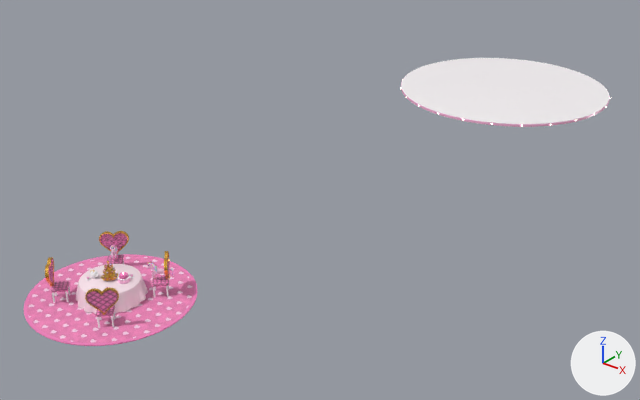
What one commit did to the glTF model citadel_playroom.glb.
Before and after are seen from a camera (50 mm lens) standing at (23.4, -32.0, 42.0) and looking at (-1.3, -1.1, 22.8). Arrows for +X, +Y and +Z are at lower right; the lights stay in place. The picture after the commit comes second. Vertices at exactly the same position are counted once.

The scene before the commit, as lines of its bpy script (objects in view):
```python
me_playroom_carpet = bpy.data.meshes.new('playroom_carpet')
me_playroom_carpet.from_pydata(...)  # 296 vertices, 572 faces; spans x -3.0..3.0, y -18.0..-12.0, z 24.5..25.84
me_playroom_carpet.materials.append(mat_princess_carpet)
me_playroom_satin_pink = bpy.data.meshes.new('playroom_satin_pink')
me_playroom_satin_pink.from_pydata(...)  # 1004 vertices, 1964 faces; spans x -6.2..6.2, y -15.6..21.2, z 24.5..25.8
me_playroom_satin_pink.materials.append(mat_satin_pink)  # pink #ffbce1
me_playroom_white_wood = bpy.data.meshes.new('playroom_white_wood')
me_playroom_white_wood.from_pydata(...)  # 354 vertices, 636 faces; spans x -6.2..6.2, y -16.7..21.1, z 24.5..25.2
me_playroom_white_wood.materials.append(mat_lacquer_white)  # white #fcf7f9
ob_playroom_carpet = bpy.data.objects.new('playroom_carpet', me_playroom_carpet)
ob_playroom_carpet.location = (0.0, 0.0, 0.0)
ob_playroom_satin_pink = bpy.data.objects.new('playroom_satin_pink', me_playroom_satin_pink)
ob_playroom_satin_pink.location = (0.0, 0.0, 0.0)
ob_playroom_white_wood = bpy.data.objects.new('playroom_white_wood', me_playroom_white_wood)
ob_playroom_white_wood.location = (0.0, 0.0, 0.0)
# also in view: 'playroom_satin_blush' at (0.0, -15.0, 25.2); 'playroom_tufted' at (0.0, -15.0, 25.5); 'playroom_satin_rose' at (0.0, -15.0, 25.0); 'playroom_gold' at (0.0, -15.0, 25.6)
```
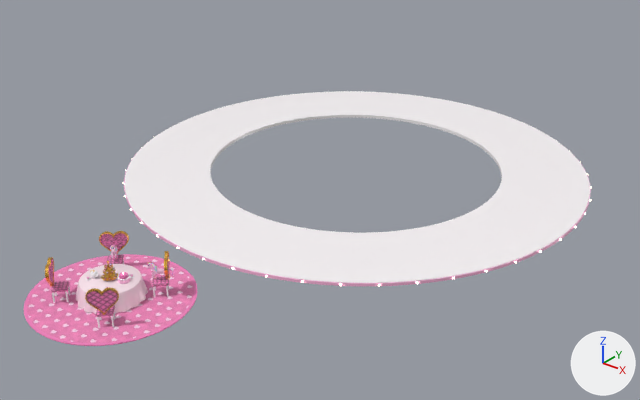
Location of each change, (x1, y1, x2, y2) in pixels of the pictures (640 x 400 px):
'playroom_white_wood', reshaped (12% shorter): before (52, 58, 609, 328); after (52, 91, 590, 328)
'playroom_satin_pink', reshaped: before (86, 82, 610, 288); after (86, 138, 591, 288)
part 1 of me_playroom_satin_pink, added: after (124, 138, 591, 286)
part 2 of me_playroom_satin_pink, deleted: before (401, 82, 610, 127)
part 3 of me_playroom_white_wood, added: after (125, 91, 590, 287)
part 4 of me_playroom_white_wood, deleted: before (401, 58, 609, 127)

Edits to the bpy script that builds the scene:
```text
Change me_playroom_satin_pink:
    used by ob_playroom_satin_pink; location = (0.0, 0.0, 0.0)
    remove me_playroom_satin_pink.from_pydata(...)  # 1004 vertices, 1964 faces; spans x -6.2..6.2, y -15.6..21.2, z 24.5..25.8
    add me_playroom_satin_pink.from_pydata(...)  # 1132 vertices, 2220 faces; spans x -11.0..11.0, y -15.6..11.0, z 24.5..25.8
    me_playroom_satin_pink part 1: a new loose piece of 512 vertices spanning x -11.0..11.0, y -11.0..11.0, z 24.5..24.6, in mat_satin_pink (pink #ffbce1)
    me_playroom_satin_pink part 2: the loose piece of 384 vertices spanning x -6.2..6.2, y 8.8..21.2, z 24.5..24.6 is deleted
    other edits to the shape of me_playroom_satin_pink do not show in these pictures
Change me_playroom_white_wood:
    used by ob_playroom_white_wood; location = (0.0, 0.0, 0.0)
    remove me_playroom_white_wood.from_pydata(...)  # 354 vertices, 636 faces; spans x -6.2..6.2, y -16.7..21.1, z 24.5..25.2
    add me_playroom_white_wood.from_pydata(...)  # 672 vertices, 1276 faces; spans x -11.0..11.0, y -16.7..11.0, z 24.5..25.2
    me_playroom_white_wood part 3: a new loose piece of 512 vertices spanning x -11.0..11.0, y -11.0..11.0, z 24.5..24.7, in mat_lacquer_white (white #fcf7f9)
    me_playroom_white_wood part 4: the loose piece of 194 vertices spanning x -6.2..6.2, y 8.9..21.1, z 24.5..24.7 is deleted
    other edits to the shape of me_playroom_white_wood do not show in these pictures
```
